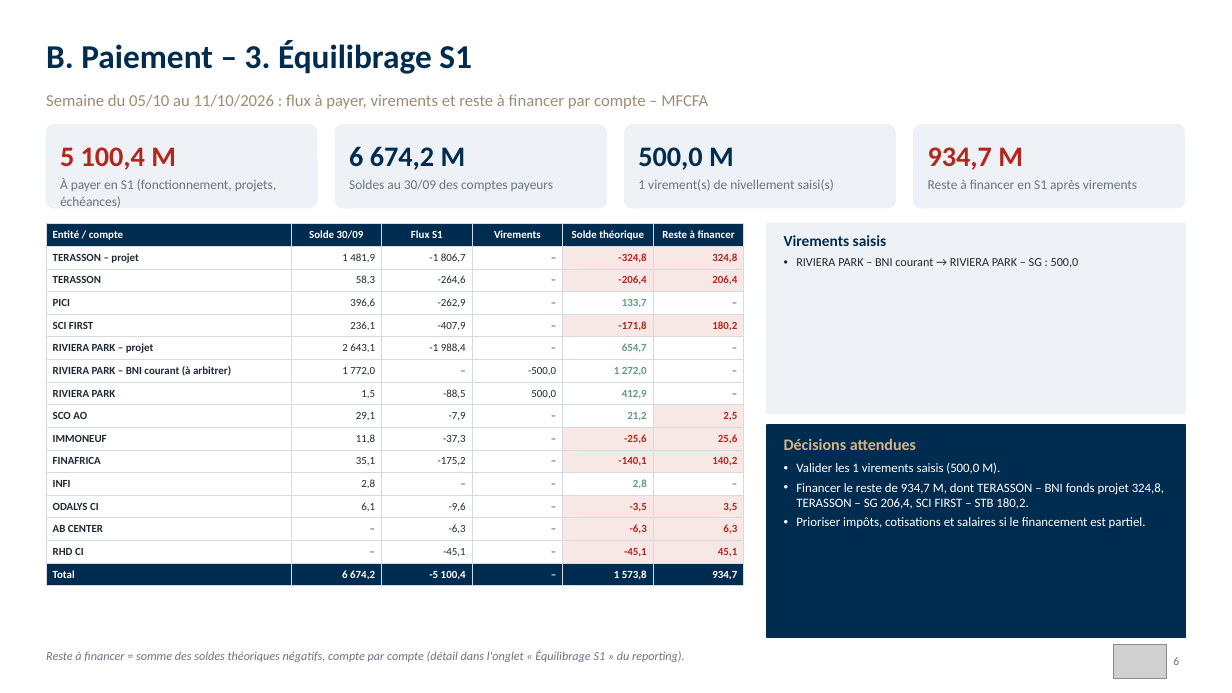
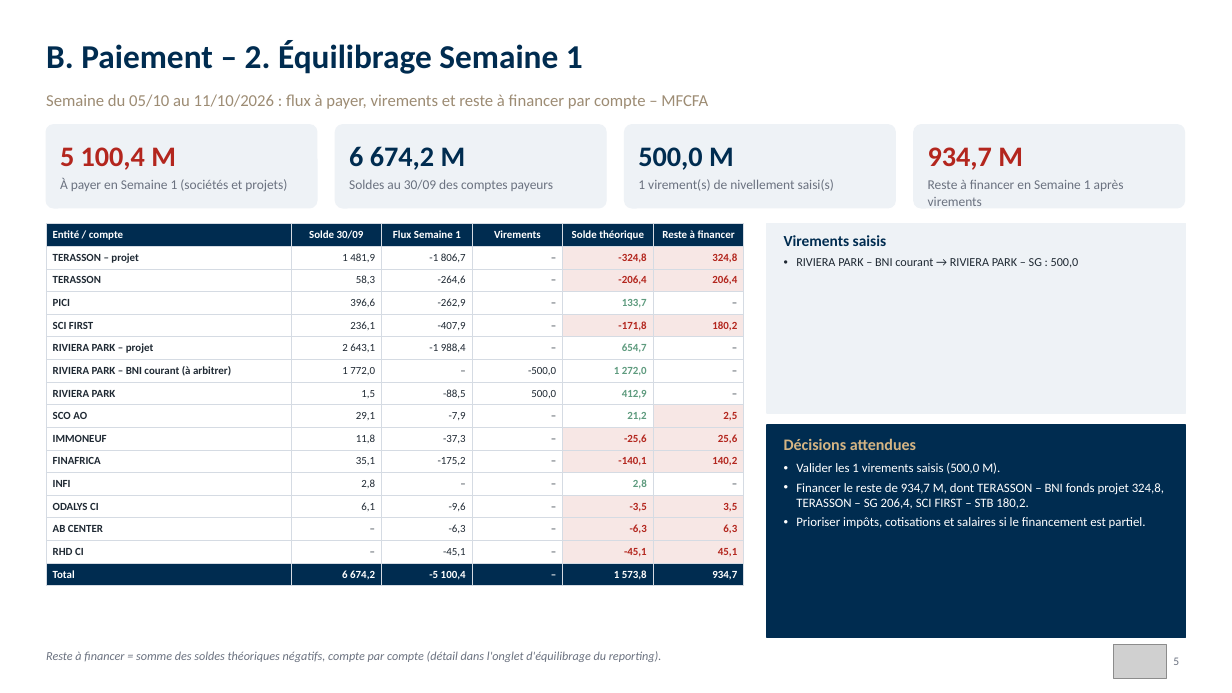
Before and after one commit to angehkouadio/claudeproject, a slide deck: slide 5 of RCI_Besoins_Tresorerie_Comptes_Paiement_30-09-2026.pptx (slide 6 before the commit). Drawn at 1232x693 pixels with LibreOffice and Linux fonts; fonts in the diff are those of the drawing; grey boxes stand for pictures. Boxes give left, top, right and bottom in pixels: in the first picture for what was removed or moved away, otherwise in the second. Text is boxed around its words. In the diff, an @@ line names an element or a change of style, - is before the commit and + after.

```diff
--- a/RCI_Besoins_Tresorerie_Comptes_Paiement_30-09-2026.pptx
+++ b/RCI_Besoins_Tresorerie_Comptes_Paiement_30-09-2026.pptx
@@ text at (46,41,583,74): text changed @@
-B. Paiement – 3. Équilibrage S1
+B. Paiement – 2. Équilibrage Semaine 1
@@ text at (60,178,287,191): text changed @@
-À payer en S1 (fonctionnement, projets, échéances)
+À payer en Semaine 1 (sociétés et projets)
@@ text at (928,180,1124,206): text changed @@
-Reste à financer en S1 après virements
+Reste à financer en Semaine 1 après virements
@@ table at (46,224,744,584) @@
-row 1, column 3: Flux S1
+row 1, column 3: Flux Semaine 1
@@ text at (46,651,662,662): text changed @@
-Reste à financer = somme des soldes théoriques négatifs, compte par compte (détail dans l'onglet « Équilibrage S1 » du reporting).
+Reste à financer = somme des soldes théoriques négatifs, compte par compte (détail dans l'onglet d'équilibrage du reporting).
@@ text at (1173,657,1179,665): text changed @@
-6
+5
```
Also in this commit, not shown: 4 other slides changed, 1 slide removed, 3 other files.
